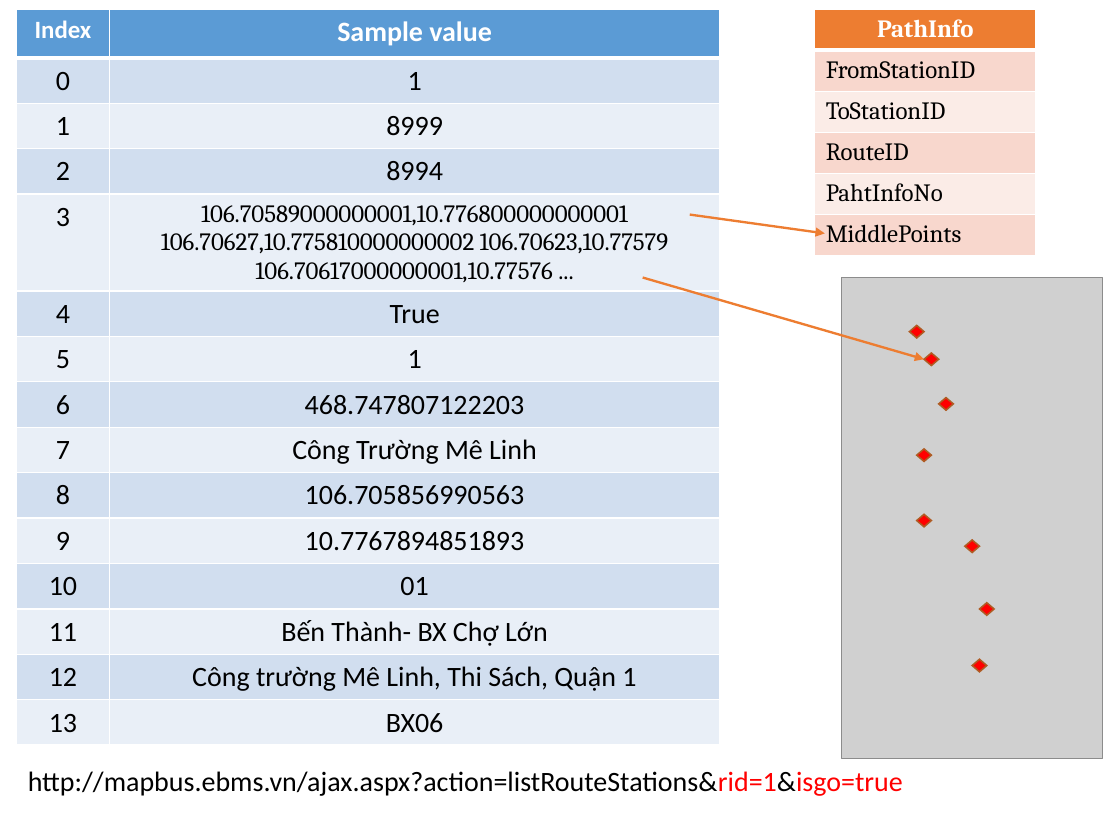
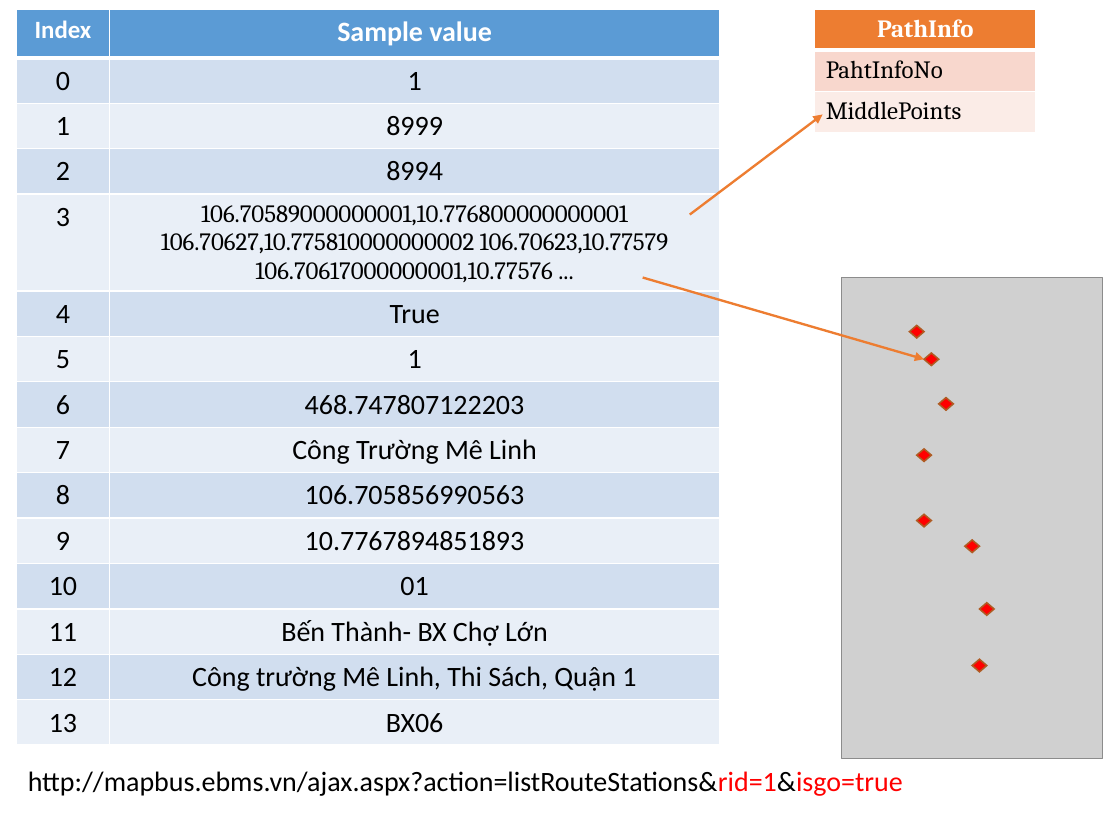
Before and after one commit to hqt/street-router, a slide deck: slide 17 of Document/presentation/parse.pptx (slide 19 before the commit). Drawn at 1120x840 pixels with LibreOffice and Linux fonts; fonts in the diff are those of the drawing; grey boxes stand for pictures. Boxes give left, top, right and bottom in pixels: in the first picture for what was removed or moved away, otherwise in the second. Text is boxed around its words. In the diff, an @@ line names an element or a change of style, - is before the commit and + after.

Commit message:
resize box route, station, trip, pathinfo

```diff
--- a/Document/presentation/parse.pptx
+++ b/Document/presentation/parse.pptx
@@ table at box(814, 9, 1036, 132) @@
-row 2: FromStationID
-row 3: ToStationID
-row 4: RouteID
@@ arrow moved from (690, 215) - (824, 233) to (690, 215) - (822, 114) @@
```
Also in this commit, not shown: 5 other slides changed.
